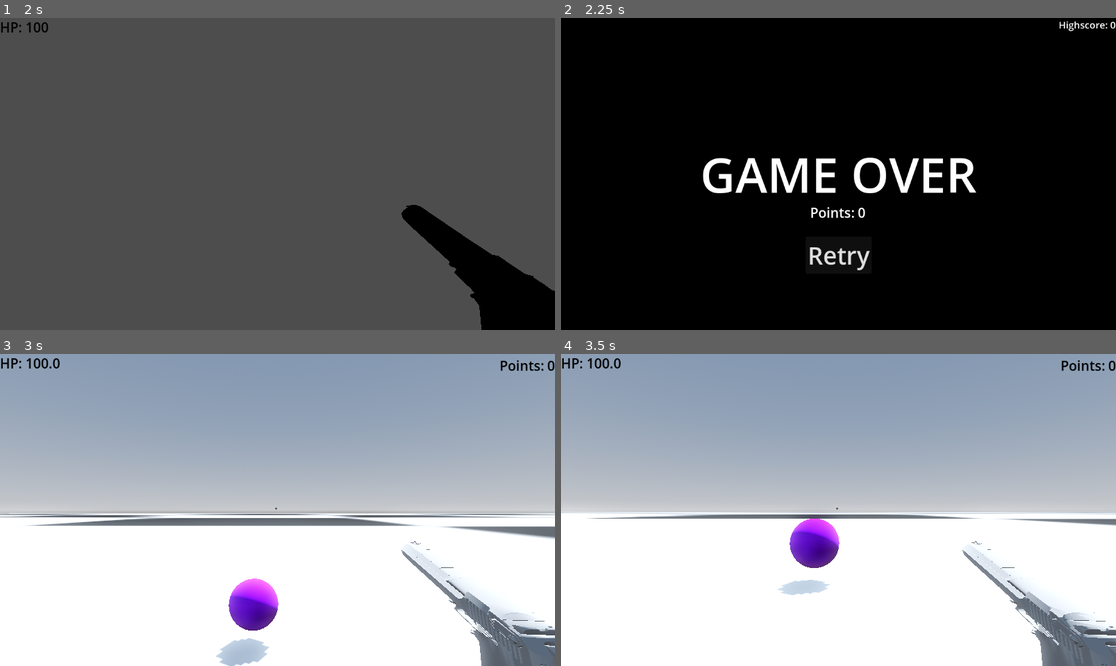
Above: before the commit, frames 1-4 (two rows, left to right).
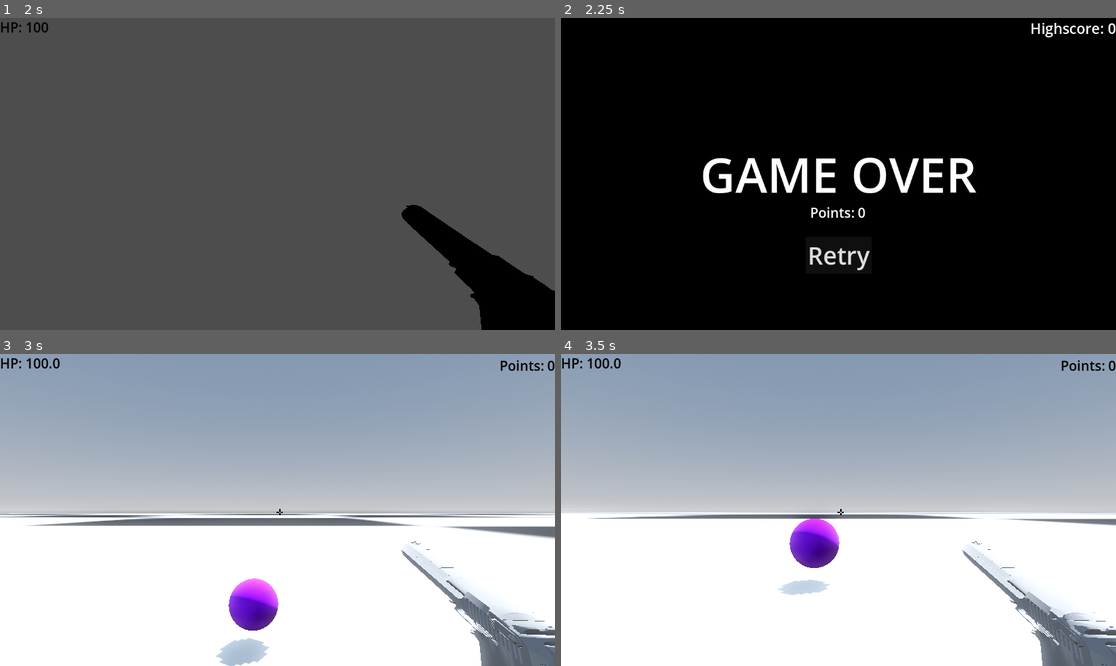
Above: after the commit, the same moments.

Repository: Lrcoder401/3dgameeeee-lukas
Game: Godot game, scene res://Playerbody3d.tscn
Same seed, same stepped clock (60 frames per second), same inputs: the game is played once before the commit and once after it. This scene is started directly instead of the project's main scene.
Inputs (mouse positions are in pixels of both pictures, inside the frame that each line leads up to):
- Up to frame 1 (2 s): tap Enter at 0.5 s; move the mouse to (305, 174) at 0.52 s; hold W (move_forward) from 0.53 s (still down); tap Shift (shoot) at 0.6, 1.35 s; tap Space (ui_select) at 0.77, 1.25, 1.52 s; move the mouse to (249, 174) at 1.27 s
- Up to frame 2 (2.25 s): keep holding W (move_forward); tap Enter at 2 s; move the mouse to (849, 167) at 2.02 s; hold J from 2.03 s (still down)
- Up to frame 3 (3 s): tap Shift (shoot) at 2.3 s; release W (move_forward) at 2.75 s; release J at 2.75 s; click "Retry" at 2.75 s
- Up to frame 4 (3.5 s): no input

Frame 1 is identical in both runs. In frame 2, 0.3% of the frame differs, in the area x 84-100%, y 1-7%; in frame 3, less than 0.1%; in frame 4, less than 0.1%.

Commit message:
worked on the aiming sprite

Diff:
--- a/gameover.tscn
+++ b/gameover.tscn
@@ -6,6 +6,7 @@
 
 [node name="Gameover" type="CanvasLayer"]
 follow_viewport_enabled = true
+metadata/_edit_horizontal_guides_ = [979.0]
 
 [node name="Ui" type="Control" parent="."]
 layout_mode = 3
@@ -85,7 +86,7 @@
 offset_left = 40.656
 offset_bottom = -4.864
 grow_horizontal = 0
-theme_override_font_sizes/font_size = 20
+theme_override_font_sizes/font_size = 30
 text = "Highscore: 0"
 
 [connection signal="pressed" from="Ui/reset button" to="Ui/reset button" method="_on_pressed"]
--- a/player.tscn
+++ b/player.tscn
@@ -6,7 +6,7 @@
 [ext_resource type="Script" uid="uid://c4dw8moc7g4qv" path="res://ray_cast_3d.gd" id="4_hmci5"]
 [ext_resource type="Script" uid="uid://cfj2h3nr3u7g8" path="res://health.gd" id="5_ov0gt"]
 [ext_resource type="Script" uid="uid://d3r2dn5yyrfxa" path="res://points.gd" id="6_hndn6"]
-[ext_resource type="Texture2D" uid="uid://jbdewxcxd566" path="res://aim.png" id="7_1jxqw"]
+[ext_resource type="Texture2D" uid="uid://b0hq0175h2wqb" path="res://New Piskel (4).png" id="7_1jxqw"]
 
 [sub_resource type="CapsuleShape3D" id="CapsuleShape3D_3aoay"]
 radius = 0.25
@@ -46,7 +46,7 @@
 skeleton = NodePath("../../..")
 
 [node name="shootraycast" type="RayCast3D" parent="Camera3D"]
-transform = Transform3D(0.01, 0, 0, 0, -4.37114e-05, -0.01, 0, 1000, -4.37114e-10, -0.0528319, -0.0199995, 0.0653426)
+transform = Transform3D(10, 0, 0, 0, -0.0437114, -10, 0, 1e+06, -4.37114e-07, -0.0528319, -0.0199995, 0.0653426)
 collision_mask = 4
 script = ExtResource("4_hmci5")
 
@@ -82,18 +82,18 @@
 horizontal_alignment = 2
 
 [node name="TextureRect" type="TextureRect" parent="HUD"]
-anchors_preset = -1
-anchor_left = 0.495
-anchor_top = 0.491
-anchor_right = 0.505
-anchor_bottom = 0.509
-offset_left = -0.240051
-offset_top = -0.16803
-offset_right = 0.23999
-offset_bottom = 0.167999
+anchors_preset = 8
+anchor_left = 0.5
+anchor_top = 0.5
+anchor_right = 0.5
+anchor_bottom = 0.5
+offset_left = -5.0
+offset_top = -5.0
+offset_right = 5.0
+offset_bottom = 5.0
 grow_horizontal = 2
 grow_vertical = 2
-scale = Vector2(0.55, 0.55)
+scale = Vector2(2, 2)
 mouse_filter = 2
 texture = ExtResource("7_1jxqw")
 expand_mode = 1
--- a/ray_cast_3d.gd
+++ b/ray_cast_3d.gd
@@ -10,9 +10,10 @@
 		print("BANG")
 		if is_colliding() :
 			var obj = get_collider()
-			if obj.get_parent().is_in_group("enemy group") :
+			print(obj)
+			if obj.get_parent().is_in_group("enemy group"):
 				obj.get_node("health").take_damage(4)
-
+				print(obj.get_node("health").health)
 			#queue_free
 		#obj.get_parent().queue_free( )
 		#if (obj.is_in_group("apple")):
Binary file added: New Piskel (1).png
Not shown, added: New Piskel (1).png.import
Binary file added: New Piskel (2).png
Not shown, added: New Piskel (2).png.import
Binary file added: New Piskel (3).png
Not shown, added: New Piskel (3).png.import
Binary file added: New Piskel (4).png
Not shown, added: New Piskel (4).png.import
Binary file added: New Piskel.png
Not shown, added: New Piskel.png.import
